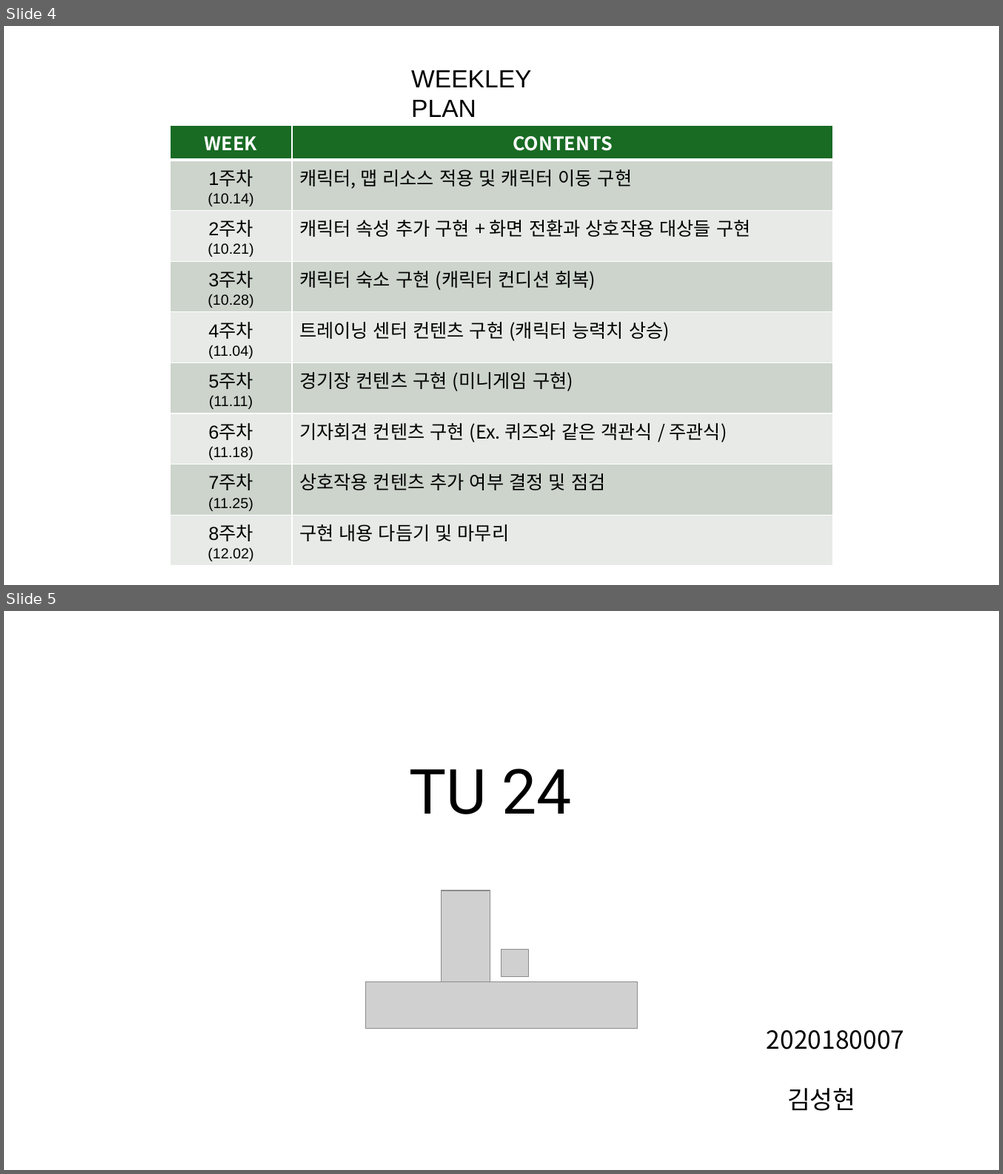
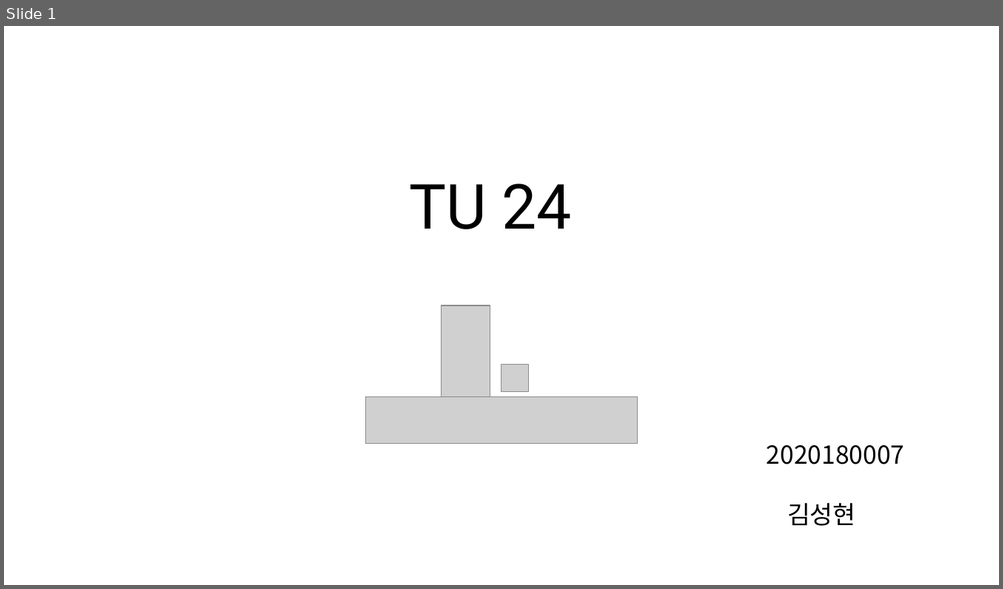
Before and after one commit to ssnghyxn-k/2DGP_PROJECT, a slide deck: 2DGP_PROJECT.pptx. Shown one above the other, each under a label of ours: slides 4 and 5 before the commit, slide 1 after it. The pictures are 1003x1174 and 1003x589 pixels, drawn with LibreOffice and Linux fonts; fonts in the diff are those of the drawing; grey boxes stand for pictures; background and template pictures are left out. Boxes give left, top, right and bottom in pixels: in the first picture for what was removed or moved away, otherwise in the second. Text is boxed around its words. In the diff, an @@ line names an element or a change of style, - is before the commit and + after.

```diff
--- a/2DGP_PROJECT.pptx
+++ b/2DGP_PROJECT.pptx
@@ slide 4 removed at [4, 26, 999, 585], background picture (left out) @@
@@ text removed at [411, 70, 531, 117] @@
-WEEKLEY PLAN
@@ table removed at [170, 125, 833, 565], 9 rows, 2 columns @@
-WEEK | CONTENTS
-1주차 / (10.14) | 캐릭터, 맵 리소스 적용 및 캐릭터 이동 구현
-2주차 / (10.21) | 캐릭터 속성 추가 구현 + 화면 전환과 상호작용 대상들 구현
-3주차 / (10.28) | 캐릭터 숙소 구현 (캐릭터 컨디션 회복)
-4주차 / (11.04) | 트레이닝 센터 컨텐츠 구현 (캐릭터 능력치 상승)
-5주차 / (11.11) | 경기장 컨텐츠 구현 (미니게임 구현)
-6주차 / (11.18) | 기자회견 컨텐츠 구현 (Ex. 퀴즈와 같은 객관식 / 주관식)
-7주차 / (11.25) | 상호작용 컨텐츠 추가 여부 결정 및 점검
-8주차 / (12.02) | 구현 내용 다듬기 및 마무리
@@ what was slide 5 is now slide 1 @@
```
Also in this commit, not shown: 1 slide changed, 1 slide added, 4 other slides removed, 4 other files.
